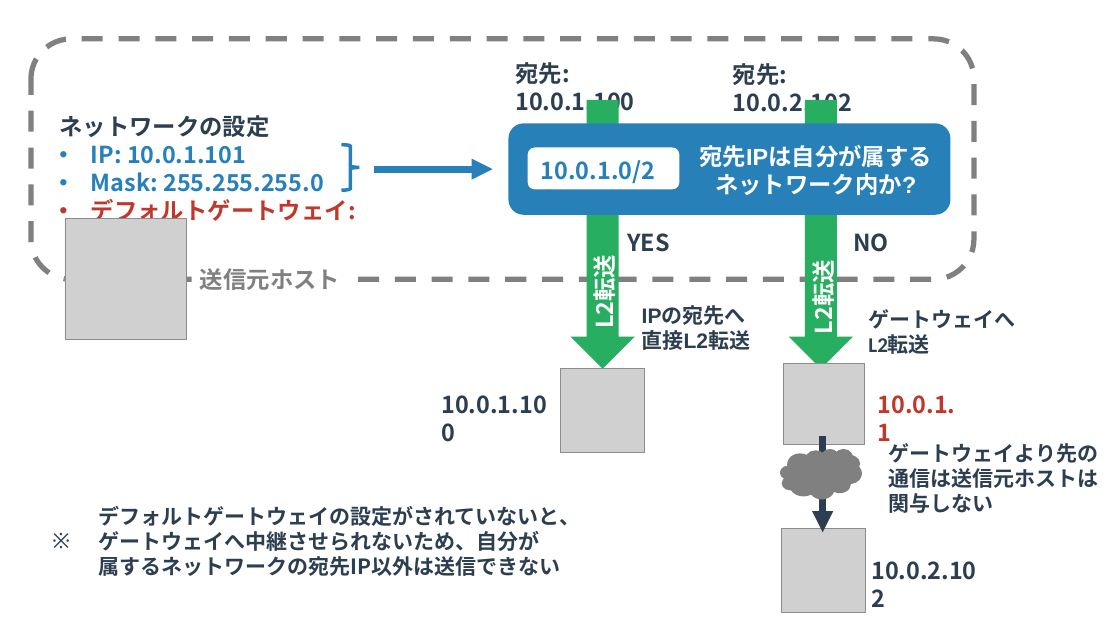
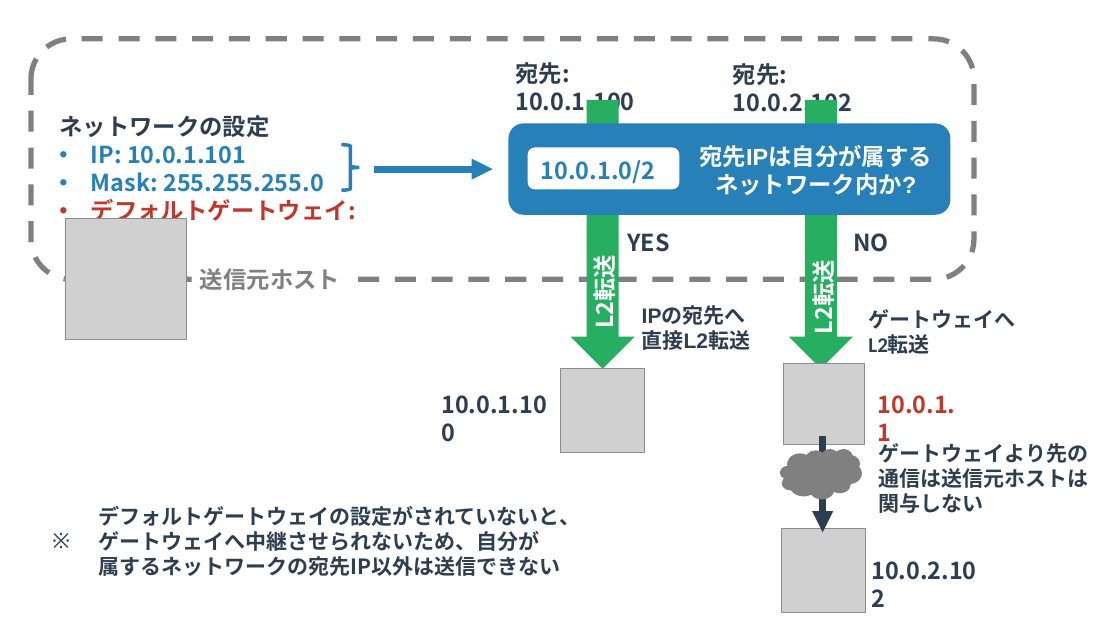
Before and after one commit to yuichi110/www.yuichi.com-network, a slide deck: slide 2 of slides/0030.pptx. Drawn at 1120x630 pixels with LibreOffice and Linux fonts; fonts in the diff are those of the drawing; grey boxes stand for pictures. Boxes give left, top, right and bottom in pixels: in the first picture for what was removed or moved away, otherwise in the second. Text is boxed around its words. In the diff, an @@ line names an element or a change of style, - is before the commit and + after.

```diff
--- a/slides/0030.pptx
+++ b/slides/0030.pptx
@@ text "ゲートウェイより先の": place and size @@
-text "ゲートウェイより先の" at <box>889,440,1099,513</box>
+text "ゲートウェイより先の" at <box>879,440,1089,513</box>
```
Also in this commit, not shown: 3 other files.
